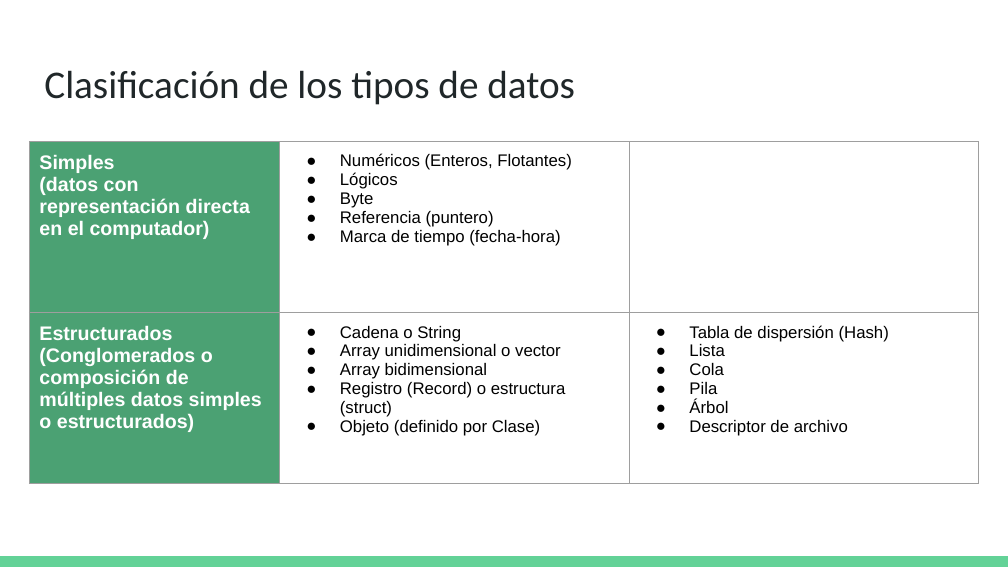
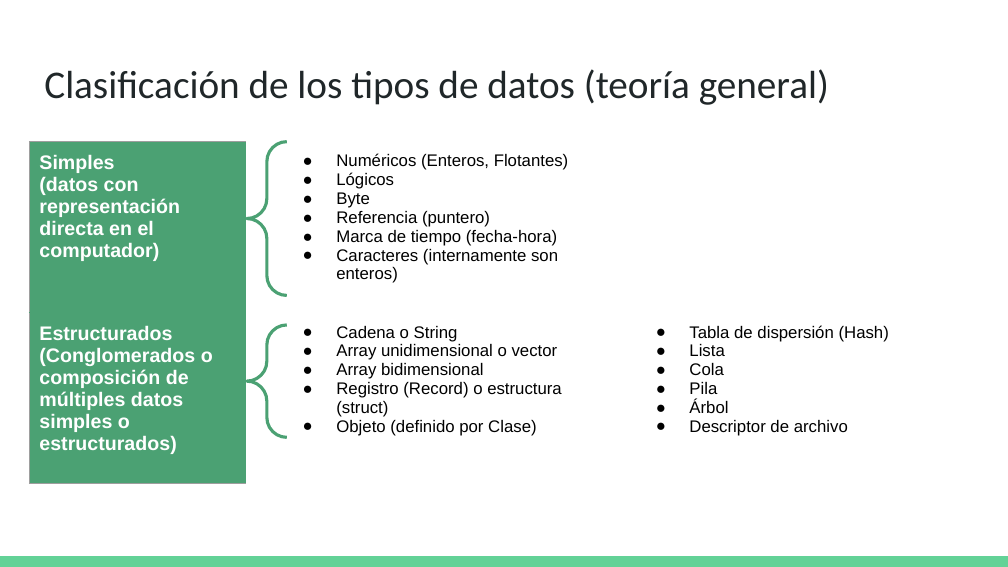
Before and after one commit to oskar-raul-dev/blindma1den-learn-java, a slide deck: slide 4 of Presentaciones PP/002-Hola Mundo - Parte 2.pptx. Drawn at 1008x567 pixels with LibreOffice and Linux fonts; fonts in the diff are those of the drawing. Boxes give left, top, right and bottom in pixels: in the first picture for what was removed or moved away, otherwise in the second. Text is boxed around its words. In the diff, an @@ line names an element or a change of style, - is before the commit and + after.

```diff
--- a/Presentaciones PP/002-Hola Mundo - Parte 2.pptx
+++ b/Presentaciones PP/002-Hola Mundo - Parte 2.pptx
@@ title at (44, 69, 829, 105): text changed @@
-Clasificación de los tipos de datos
+Clasificación de los tipos de datos (teoría general)
@@ table at (29, 142, 979, 473) @@
-row 1, column 2: Numéricos (Enteros, Flotantes) / Lógicos / Byte / Referencia (puntero) / Marca de tiempo (fecha-hora)
+row 1, column 2: Numéricos (Enteros, Flotantes) / Lógicos / Byte / Referencia (puntero) / Marca de tiempo (fecha-hora) / Caracteres (internamente son enteros)
@@ indent changed @@
@@ borders changed @@
@@ left brace added at (247, 142, 287, 296), outline #4BA173 2.25 pt @@
@@ left brace added at (247, 325, 287, 437), outline #4BA173 2.25 pt @@
```
Also in this commit, not shown: 3 other slides changed, 9 other files.
